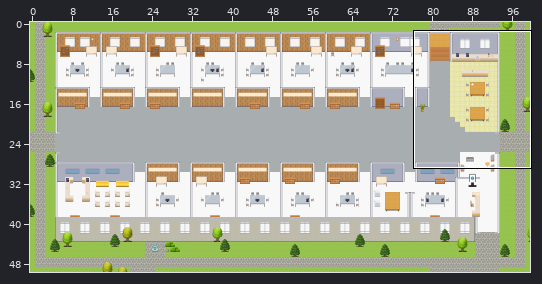
Level history. Tiled map (JSON): maps/Engineering-Enablement-Platform.tmj. Above, an overview of the earlier version with the close-up marked.
Close-up. Before the commit:
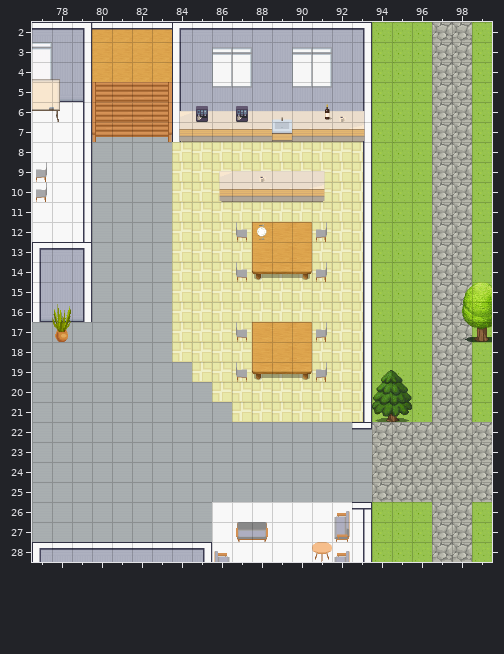
Cells are 32x32 px. Shown: x 77..99, y 2..28. The commit also changed other parts of the map, which this record leaves out.
After the commit:
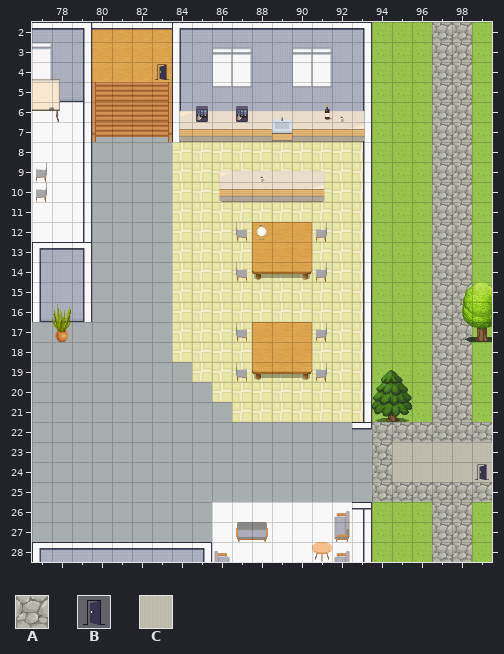
Key: from "Exterior": A 638; from "User_Zones": B 65; from "room2": C 328.
_ is an empty cell, . an unchanged one.
Changes in this commit:
--- layer "outside"
@@ x 95..99 @@
-23 AAAAA
-24 AAAAA
+23 CCCCC
+24 CCCCC
--- layer "zones"
@@ x 83..83 @@
- 4 _
+ 4 B
@@ x 99..99 @@
-24 _
+24 B
